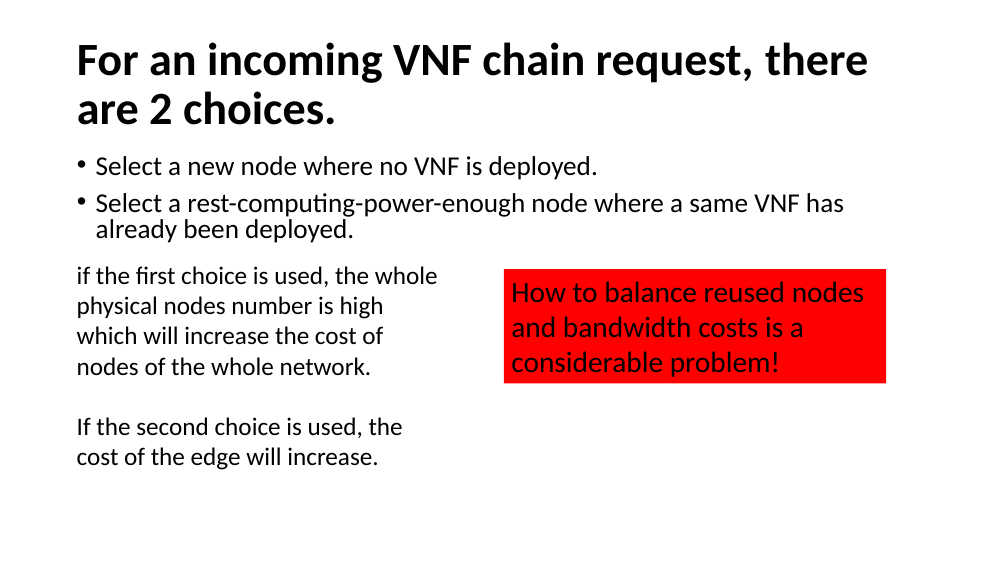
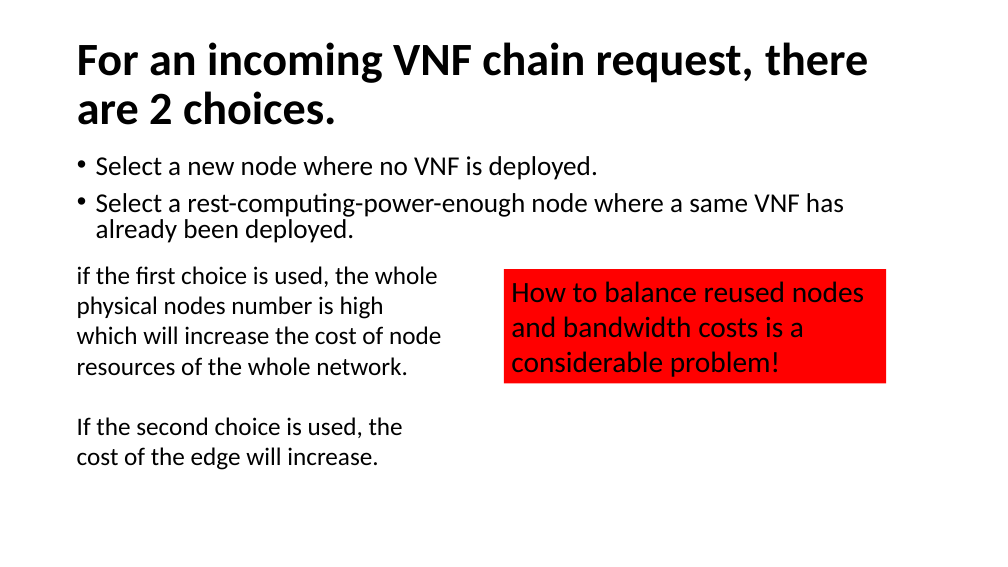
Before and after one commit to Hflying/hlveying, a slide deck: slide 10 of A Greedy Heuristic Deployment strategy for VNFs<ver2.0>.pptx. Drawn at 1008x567 pixels with LibreOffice and Linux fonts; fonts in the diff are those of the drawing. Boxes give left, top, right and bottom in pixels: in the first picture for what was removed or moved away, otherwise in the second. Text is boxed around its words. In the diff, an @@ line names an element or a change of style, - is before the commit and + after.

```diff
--- a/A Greedy Heuristic Deployment strategy for VNFs<ver2.0>.pptx
+++ b/A Greedy Heuristic Deployment strategy for VNFs<ver2.0>.pptx
@@ text at bbox=[77, 266, 441, 376]: text changed @@
-if the first choice is used, the whole physical nodes number is high which will increase the cost of nodes of the whole network.
+if the first choice is used, the whole physical nodes number is high which will increase the cost of node resources of the whole network.
```
Also in this commit, not shown: 2 other slides changed, 1 other file.
